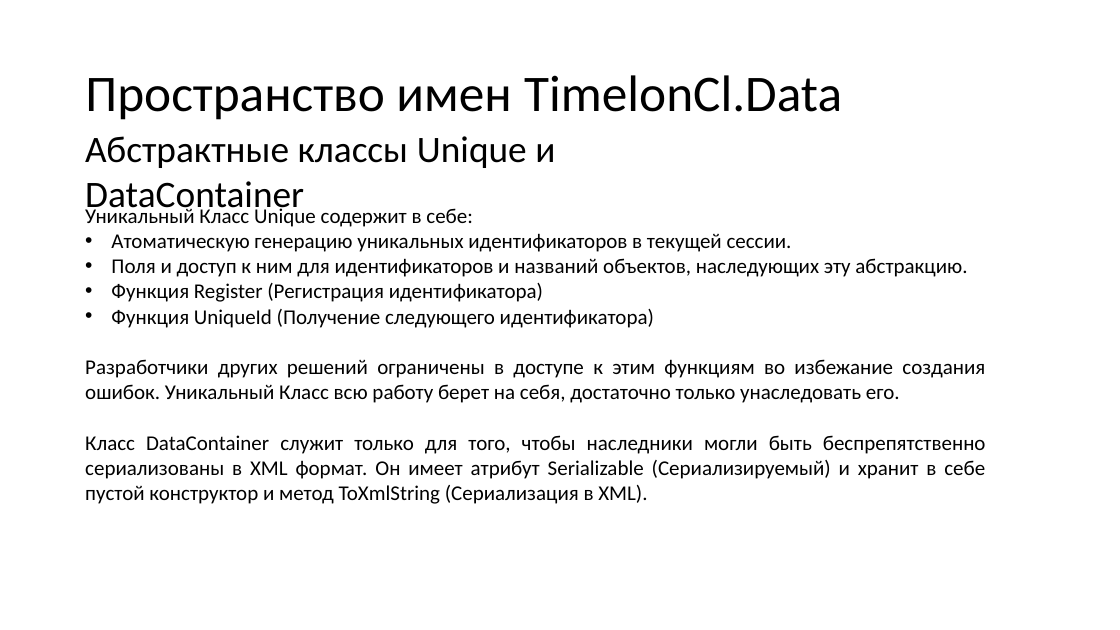
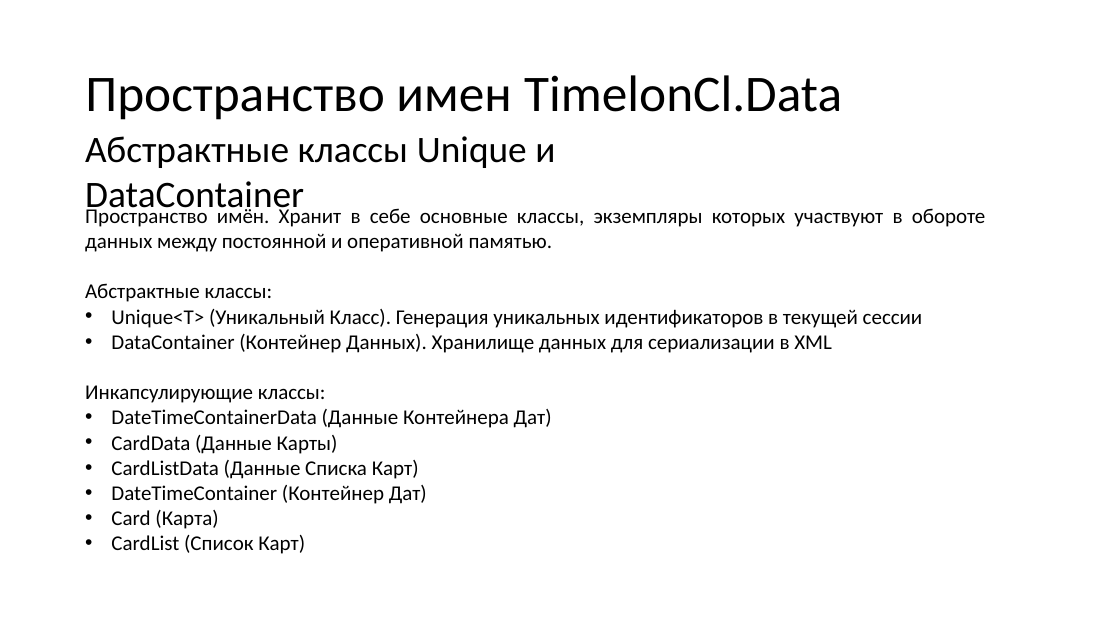
Before and after one commit to N0tilT/Timelon, a slide deck: slide 17 of docs/Timelon.pptx. Drawn at 1120x630 pixels with LibreOffice and Linux fonts; fonts in the diff are those of the drawing. Boxes give left, top, right and bottom in pixels: in the first picture for what was removed or moved away, otherwise in the second. Text is boxed around its words. In the diff, an @@ line names an element or a change of style, - is before the commit and + after.

```diff
--- a/docs/Timelon.pptx
+++ b/docs/Timelon.pptx
@@ text at (x1=85, y1=205, x2=986, y2=554): text changed @@
-Уникальный Класс Unique содержит в себе:
-• Aтоматическую генерацию уникальных идентификаторов в текущей сессии.
-• Поля и доступ к ним для идентификаторов и названий объектов, наследующих эту абстракцию.
-• Функция Register (Регистрация идентификатора)
-• Функция UniqueId (Получение следующего идентификатора)
-Разработчики других решений ограничены в доступе к этим функциям во избежание создания ошибок. Уникальный Класс всю работу берет на себя, достаточно только унаследовать его.
-Класс DataContainer служит только для того, чтобы наследники могли быть беспрепятственно сериализованы в XML формат. Он имеет атрибут Serializable (Сериализируемый) и хранит в себе пустой конструктор и метод ToXmlString (Сериализация в XML).
+Пространство имён. Хранит в себе основные классы, экземпляры которых участвуют в обороте данных между постоянной и оперативной памятью.
+Абстрактные классы:
+• Unique<T> (Уникальный Класс). Генерация уникальных идентификаторов в текущей сессии
+• DataContainer (Контейнер Данных). Хранилище данных для сериализации в XML
+Инкапсулирующие классы:
+• DateTimeContainerData (Данные Контейнера Дат)
+• CardData (Данные Карты)
+• CardListData (Данные Списка Карт)
+• DateTimeContainer (Контейнер Дат)
+• Card (Карта)
+• CardList (Список Карт)
```
Also in this commit, not shown: 4 other slides changed, 1 slide added.
